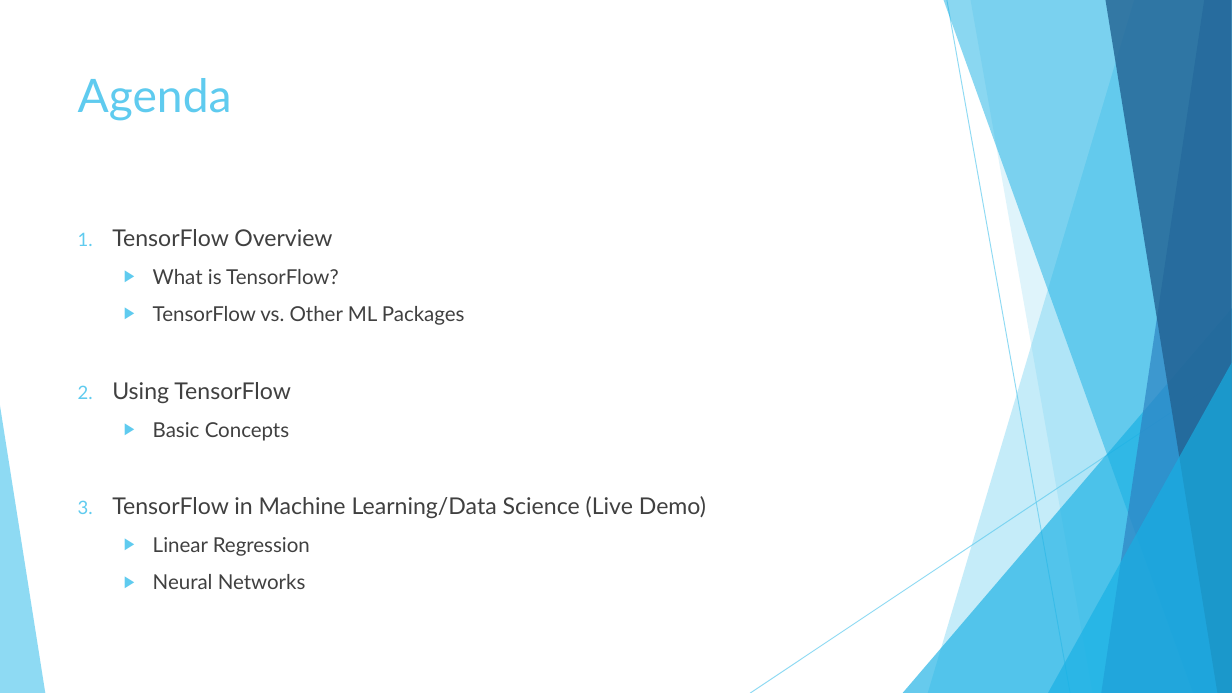
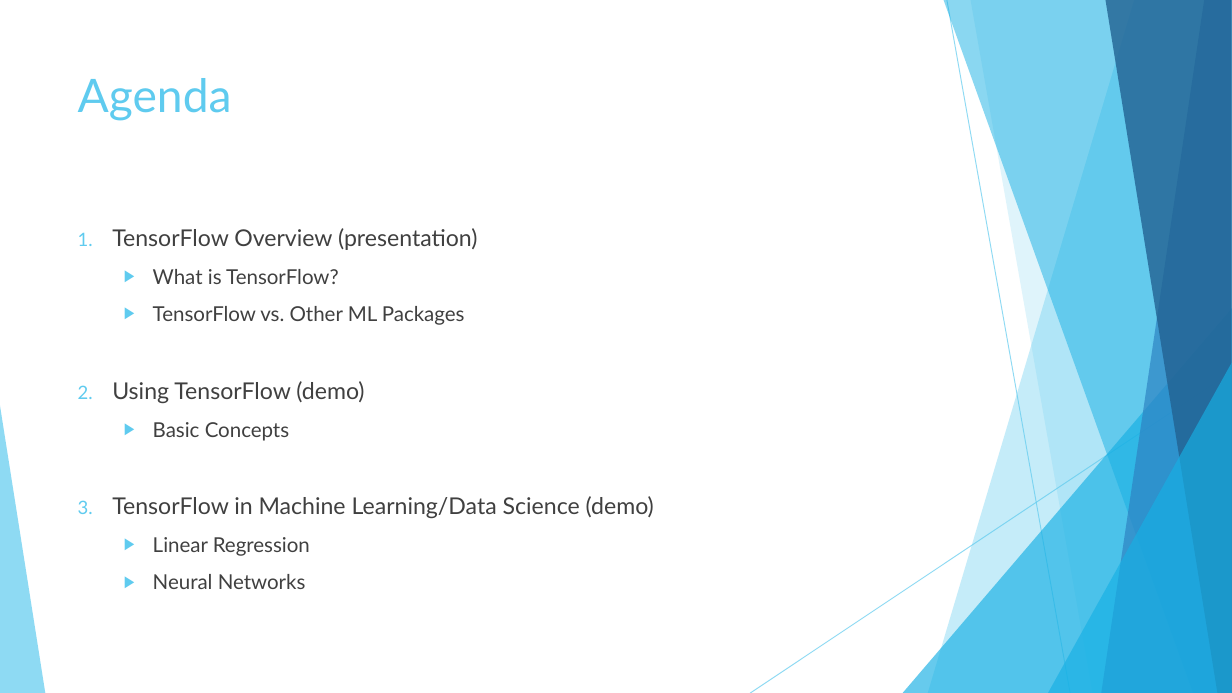
Before and after one commit to Calvinxc1/TensorFlow_Presentation, a slide deck: slide 5 of Intro to TensorFlow.pptx. Drawn at 1232x693 pixels with LibreOffice and Linux fonts; fonts in the diff are those of the drawing. Boxes give left, top, right and bottom in pixels: in the first picture for what was removed or moved away, otherwise in the second. Text is boxed around its words. In the diff, an @@ line names an element or a change of style, - is before the commit and + after.

```diff
--- a/Intro to TensorFlow.pptx
+++ b/Intro to TensorFlow.pptx
@@ text at box(112, 228, 477, 250): text changed @@
-1. TensorFlow Overview
+1. TensorFlow Overview (presentation)
@@ text at box(112, 381, 364, 403): text changed @@
-2. Using TensorFlow
+2. Using TensorFlow (demo)
@@ text at box(112, 496, 654, 518): text changed @@
-3. TensorFlow in Machine Learning/Data Science (Live Demo)
+3. TensorFlow in Machine Learning/Data Science (demo)
```
Also in this commit, not shown: 8 other slides changed, 1 other file.
